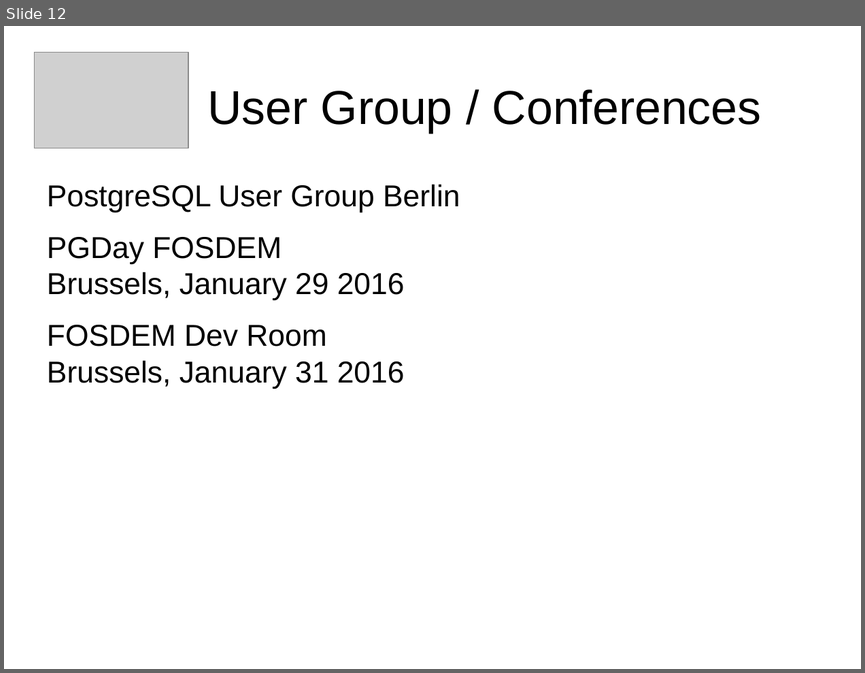
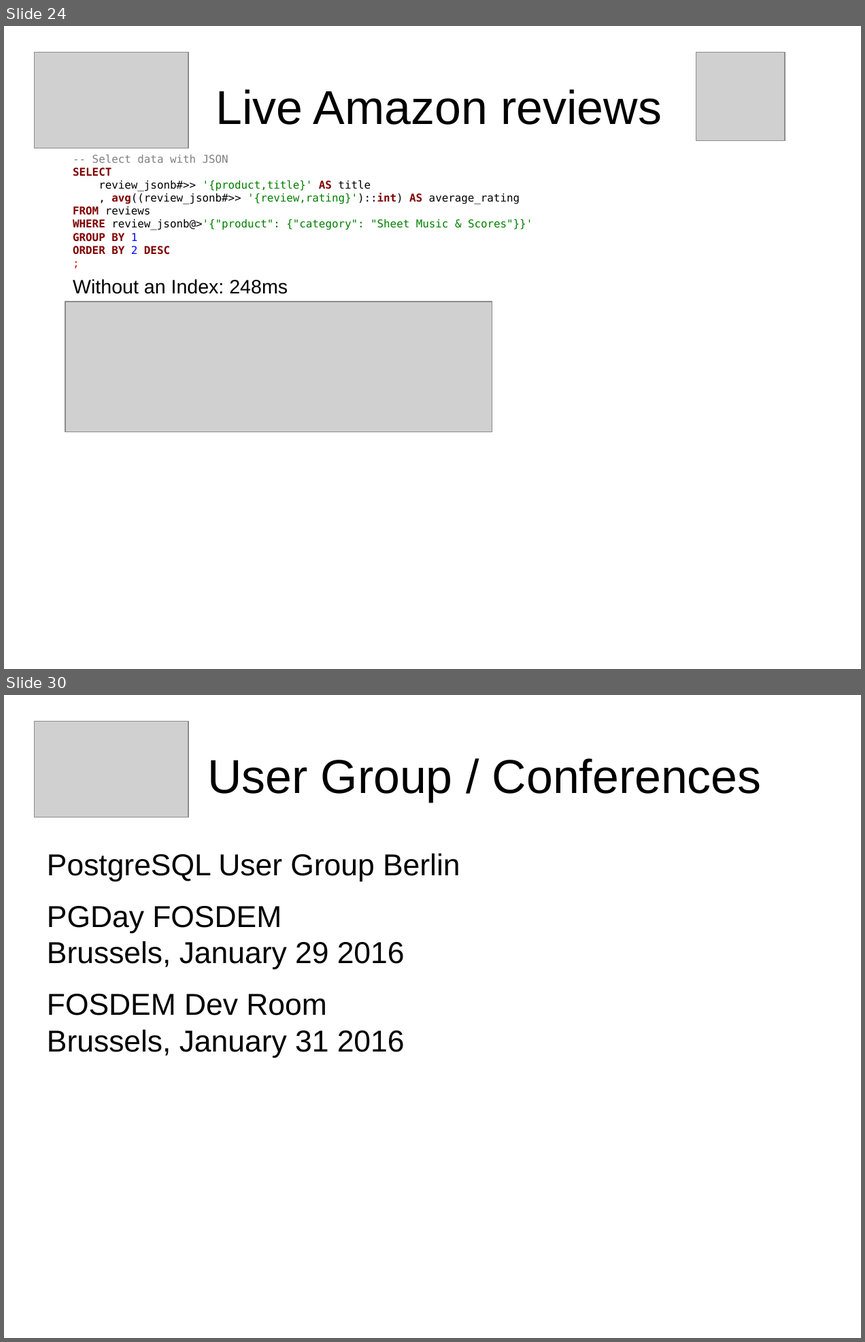
Before and after one commit to sjstoelting/talks, a slide deck: no-sql-as-not-only-sql/NoSQL-as-Not-Only-SQL.odp. Shown one above the other, each under a label of ours: slide 12 before the commit, slides 24 and 30 after it; the slides between them are not shown. The pictures are 865x673 and 865x1342 pixels, drawn with LibreOffice and Linux fonts; fonts in the diff are those of the drawing; grey boxes stand for pictures. Boxes give left, top, right and bottom in pixels: in the first picture for what was removed or moved away, otherwise in the second. Text is boxed around its words. In the diff, an @@ line names an element or a change of style, - is before the commit and + after.

```diff
--- a/no-sql-as-not-only-sql/NoSQL-as-Not-Only-SQL.odp
+++ b/no-sql-as-not-only-sql/NoSQL-as-Not-Only-SQL.odp
@@ slide 24 added at (x1=4, y1=26, x2=861, y2=669), background #FFFFFF @@
@@ picture added at (x1=35, y1=52, x2=188, y2=148) @@
@@ picture added at (x1=696, y1=52, x2=785, y2=140) @@
@@ title added at (x1=215, y1=89, x2=662, y2=125), 44 pt, text #000000 @@
+Live Amazon reviews
@@ text added at (x1=73, y1=155, x2=532, y2=254), 10 pt, text #008000 @@
+-- Select data with JSON
+SELECT
+review_jsonb#>> '{product,title}' AS title
+, avg((review_jsonb#>> '{review,rating}')::int) AS average_rating
+FROM reviews
+WHERE review_jsonb@>'{"product": {"category": "Sheet Music & Scores"}}'
+GROUP BY 1
+ORDER BY 2 DESC
+;
@@ text added at (x1=73, y1=279, x2=288, y2=294), 18 pt, text #000000 @@
+Without an Index: 248ms
@@ picture added at (x1=65, y1=301, x2=492, y2=432) @@
@@ what was slide 12 is now slide 30 @@
```
Also in this commit, not shown: 17 other slides added, 1 other file.
